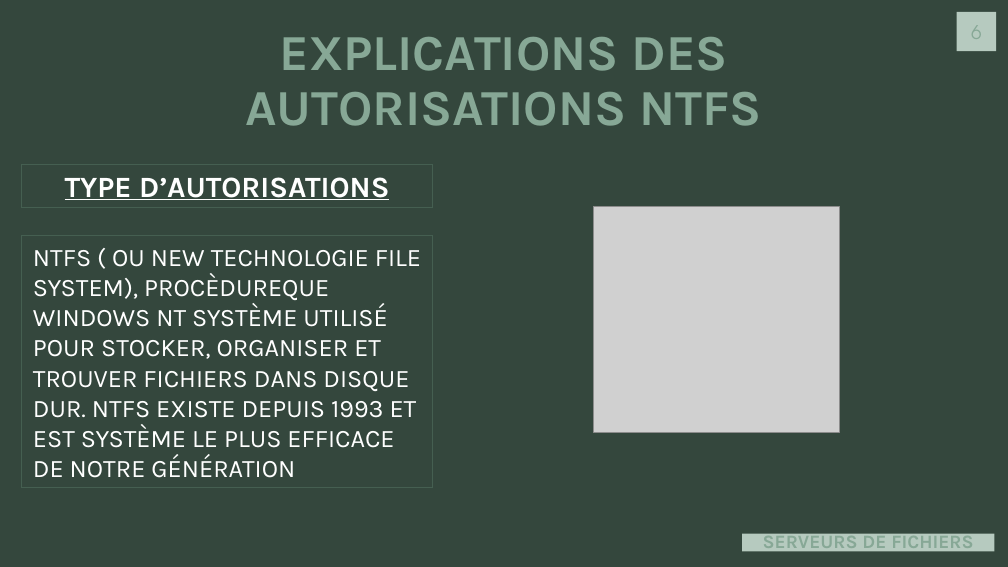
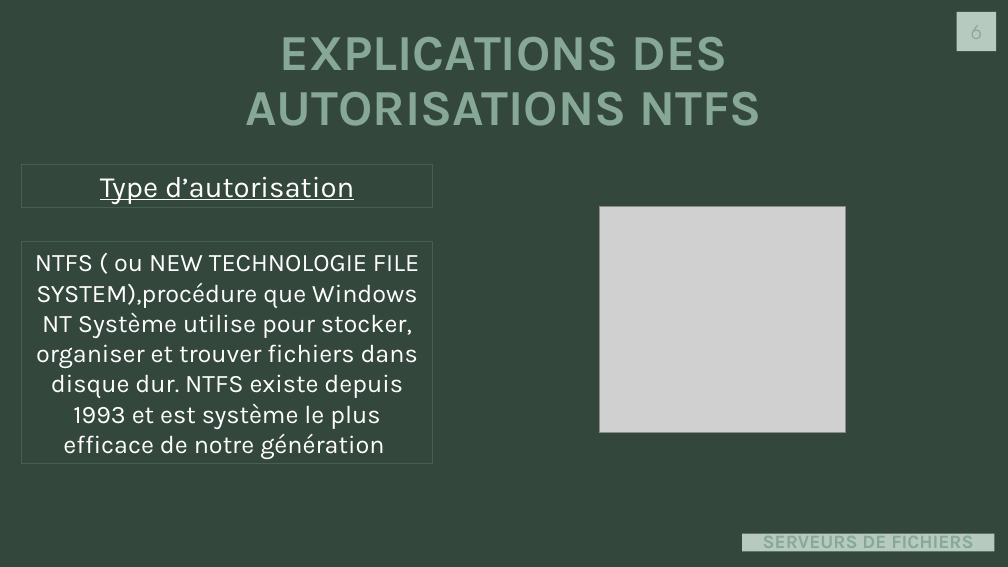
Before and after one commit to J0rg321/Serveur_Fichiers_ICT-123, a slide deck: slide 6 of SERVEUR ET FICHIERS D’IMPRESSION.pptx. Drawn at 1008x567 pixels with LibreOffice and Linux fonts; fonts in the diff are those of the drawing; grey boxes stand for pictures. Boxes give left, top, right and bottom in pixels: in the first picture for what was removed or moved away, otherwise in the second. Text is boxed around its words. In the diff, an @@ line names an element or a change of style, - is before the commit and + after.

```diff
--- a/SERVEUR ET FICHIERS D’IMPRESSION.pptx
+++ b/SERVEUR ET FICHIERS D’IMPRESSION.pptx
@@ text in rectangle at bbox=[100, 177, 354, 204]: text changed; bold off @@
-TYPE D’AUTORISATIONS
+Type d’autorisation
@@ picture: place and size @@
-picture at bbox=[594, 206, 839, 433]
+picture at bbox=[599, 206, 845, 433]
@@ rectangle "NTFS ( ou NEW TECHNOLOGIE ...": place and size @@
-rectangle "NTFS ( ou NEW TECHNOLOGIE ..." at bbox=[22, 236, 433, 488]
+rectangle "NTFS ( ou NEW TECHNOLOGIE ..." at bbox=[22, 242, 433, 464]
@@ text in rectangle at bbox=[35, 255, 419, 459]: text changed @@
-NTFS ( OU NEW TECHNOLOGIE FILE SYSTEM), PROCÈDUREQUE WINDOWS NT SYSTÈME UTILISÉ POUR STOCKER, ORGANISER ET TROUVER FICHIERS DANS DISQUE DUR. NTFS EXISTE DEPUIS 1993 ET EST SYSTÈME LE PLUS EFFICACE DE NOTRE GÉNÉRATION
+NTFS ( ou NEW TECHNOLOGIE FILE SYSTEM),procédure que Windows NT Système utilise pour stocker, organiser et trouver fichiers dans disque dur. NTFS existe depuis 1993 et est système le plus efficace de notre génération
```
Also in this commit, not shown: 2 other slides changed.
